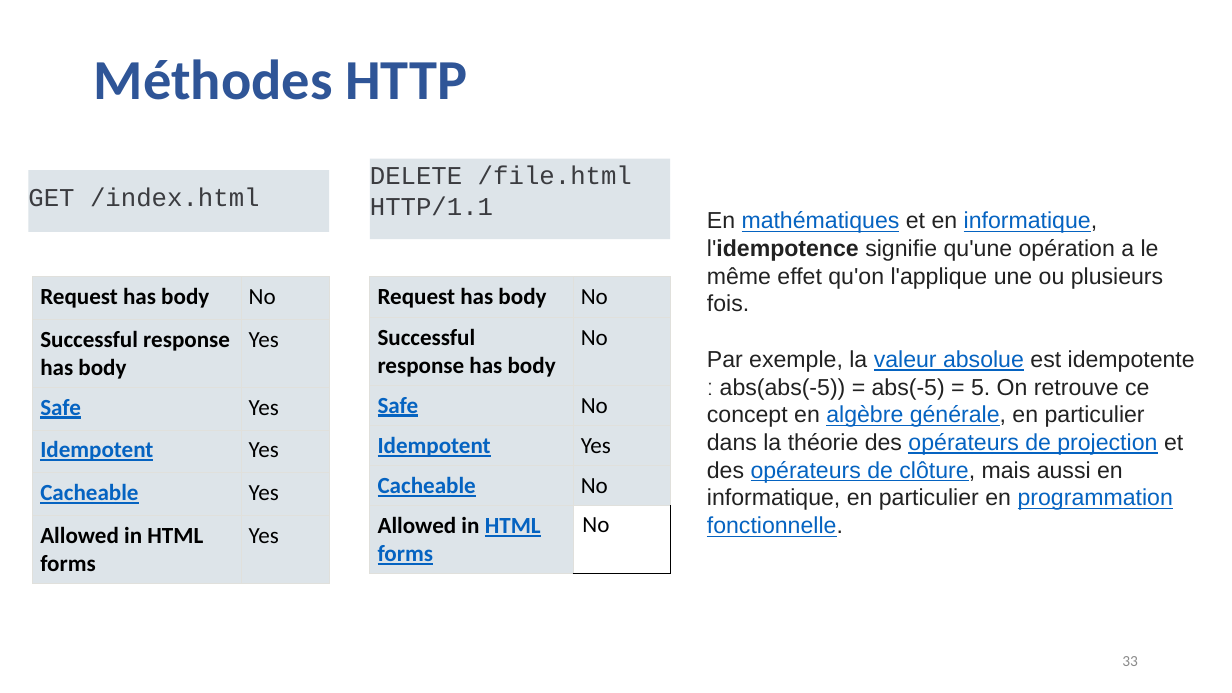
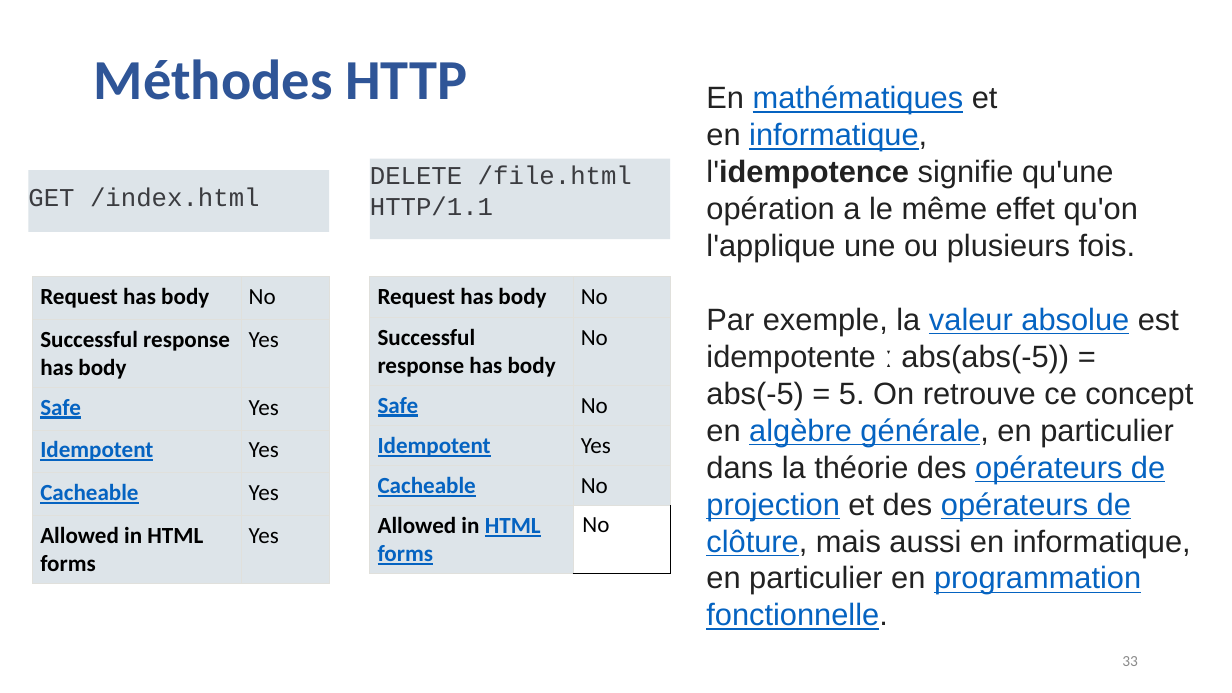
Before and after one commit to guillaumechervet/course.rest, a slide deck: slide 33 of documentations/3 - Web Services partie REST.pptx. Drawn at 1232x693 pixels with LibreOffice and Linux fonts; fonts in the diff are those of the drawing. Boxes give left, top, right and bottom in pixels: in the first picture for what was removed or moved away, otherwise in the second. Text is boxed around its words. In the diff, an @@ line names an element or a change of style, - is before the commit and + after.

```diff
--- a/documentations/3 - Web Services partie REST.pptx
+++ b/documentations/3 - Web Services partie REST.pptx
@@ text "En mathématiques et en informatique, ..." moved from (x1=707, y1=211, x2=1195, y2=537) to (x1=706, y1=85, x2=1193, y2=630) @@
@@ text "En mathématiques et en informatique, ..." at (x1=706, y1=85, x2=1193, y2=630): size 18 to 24 pt @@
```
Also in this commit, not shown: 10 other slides changed, 4 slides added, 7 other files.
